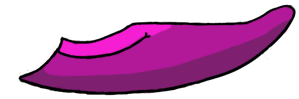
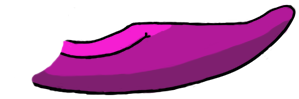
Before/after of a 299x99 layered artwork. What changed in the layer stack:
renamed "COLOR" to "COLOR Kopie", hid it, moved it above "SnailBody" over [20, 36, 73, 87]
painted on "SnailBody" over [18, 36, 73, 87]
